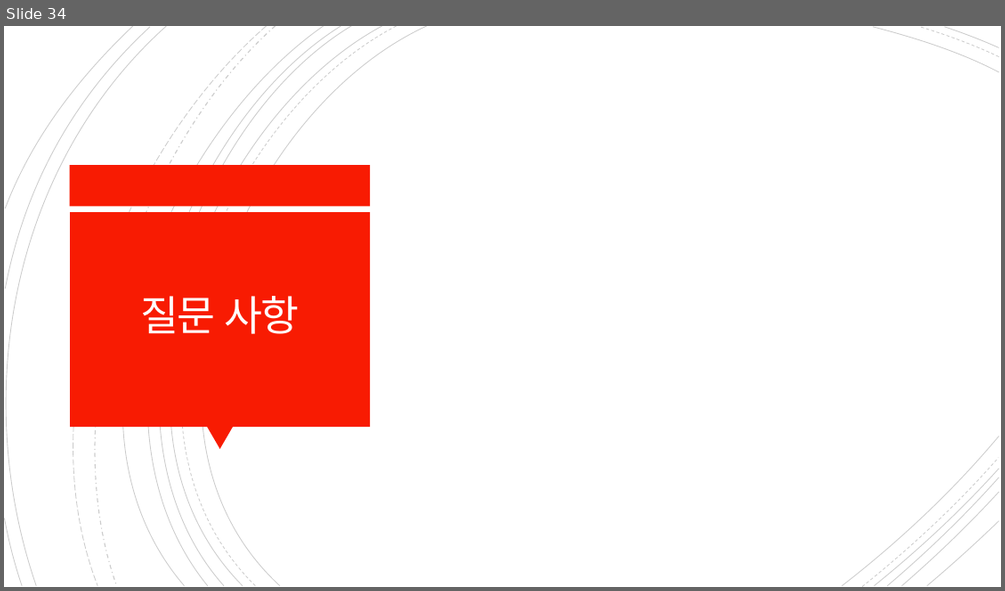
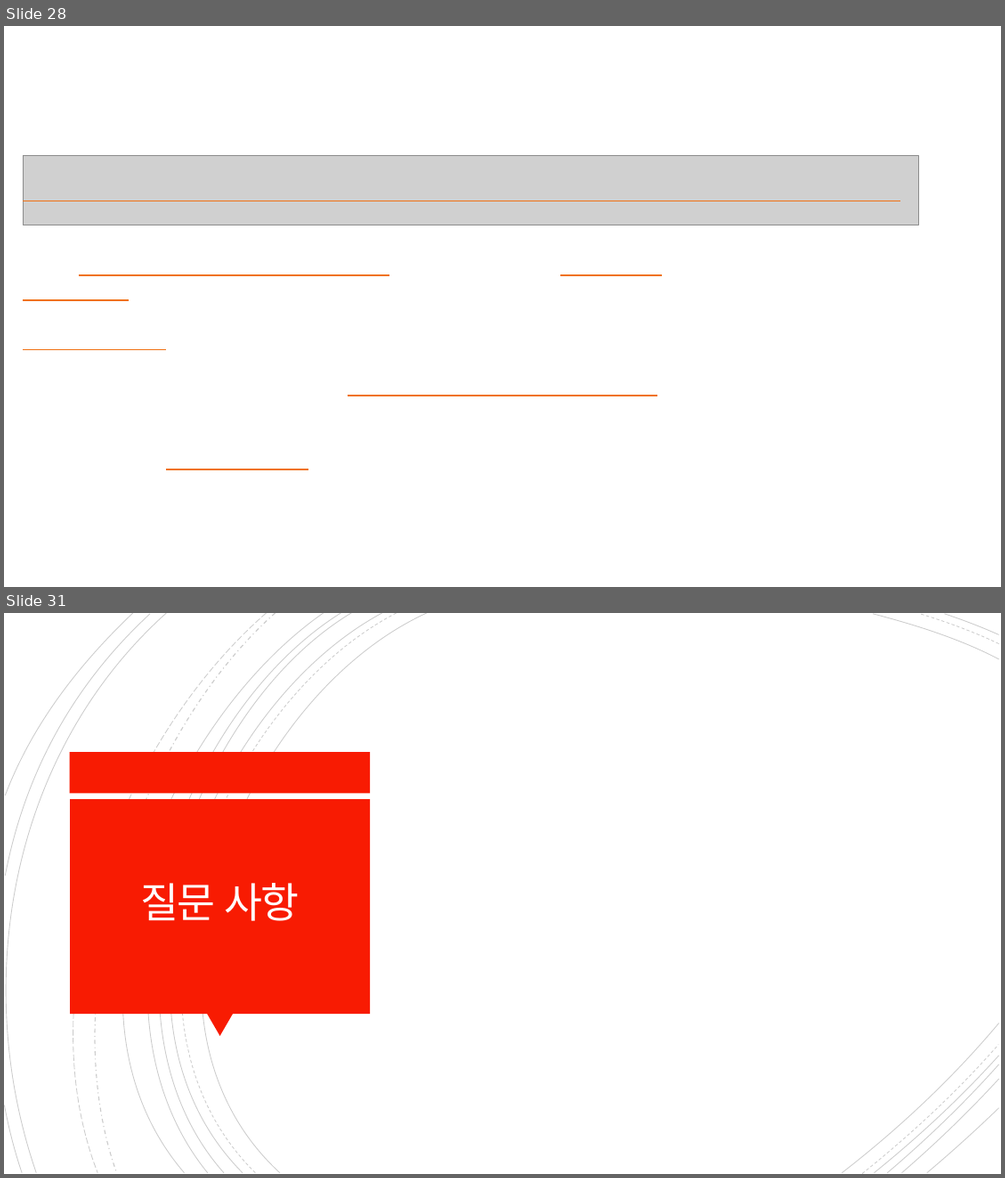
Before and after one commit to letcodesing/project, a slide deck: 개인1/발표용 파일/발표용.pptx. Shown one above the other, each under a label of ours: slide 34 before the commit, slides 28 and 31 after it; the slides between them are not shown. The pictures are 1005x591 and 1005x1178 pixels, drawn with LibreOffice and Linux fonts; fonts in the diff are those of the drawing; grey boxes stand for pictures; background and template pictures are left out. Boxes give left, top, right and bottom in pixels: in the first picture for what was removed or moved away, otherwise in the second. Text is boxed around its words. In the diff, an @@ line names an element or a change of style, - is before the commit and + after.

```diff
--- a/개인1/발표용 파일/발표용.pptx
+++ b/개인1/발표용 파일/발표용.pptx
@@ slide 28 added at bbox=[4, 26, 1001, 587], background picture (left out) @@
@@ picture added at bbox=[23, 155, 918, 224] @@
@@ line added from (23, 201) to (900, 201), #F17214 1.25 pt @@
@@ line added from (79, 275) to (389, 275), #F17214 1.25 pt @@
@@ line added from (560, 275) to (662, 275), #F17214 1.25 pt @@
@@ line added from (23, 300) to (129, 300), #F17214 1.25 pt @@
@@ line added from (23, 350) to (165, 350), #F17214 1.25 pt @@
@@ line added from (348, 395) to (657, 395), #F17214 1.25 pt @@
@@ line added from (165, 469) to (308, 469), #F17214 1.25 pt @@
@@ what was slide 34 is now slide 31 @@
```
Also in this commit, not shown: 1 slide changed, 2 other slides added, 4 slides removed, 3 other files.
